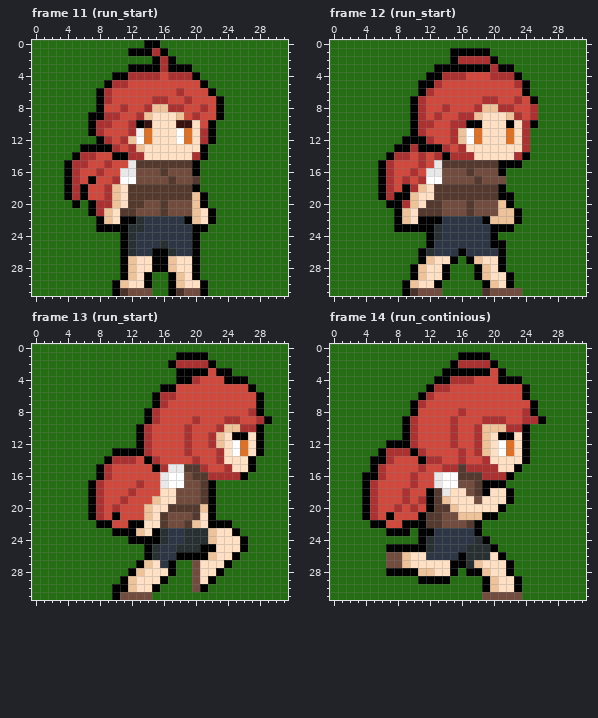
Two versions of one pixel-art file, Sprites/MC/MC.aseprite. This is how it looked before the edit.
32x32 pixels, 28 frames. Colours within 5 levels of each other are drawn and written as one. Shown: frame 11 (run_start), frame 12 (run_start), frame 13 (run_start), frame 14 (run_continious). The commit also changed other frames, which this record leaves out.
New version:
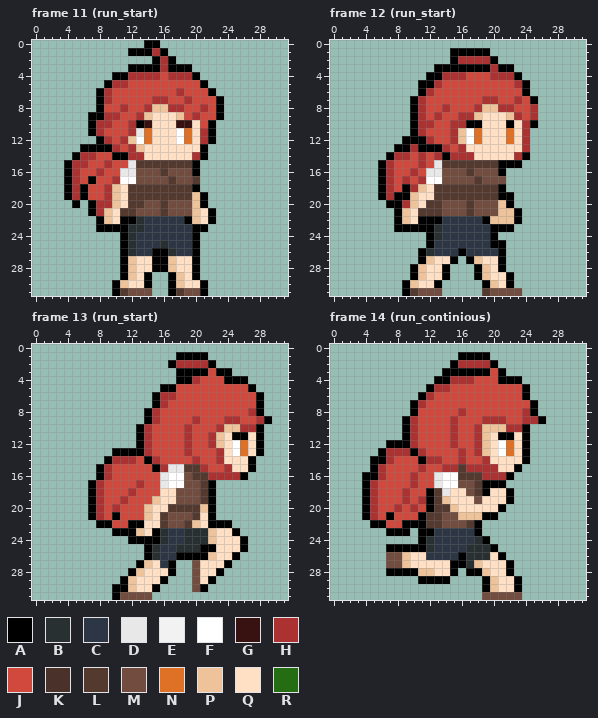
Palette (. is transparent): A #000000  B #283031  C #2d3644  D #e8e8e8  E #f2f2f2  F #ffffff  G #381111  H #ac3232  J #d1483d  K #4a322a  L #54392f  M #724d3f  N #df7126  P #eec39a  Q #ffe0c4  R #246d13
The exact change:
layer "Background" now hidden
Changed rows in their new state; - is an unchanged pixel.
Frame 11 (run_start):
first column x 0:
 0 ..............--................
 1 ............-----...............
 2 ...............---..............
 3 ............--------............
 4 ..........-----------...........
 5 .........-------------..........
 6 ........---------------.........
 7 ........----------------........
 8 ........----------------........
 9 .......-----------------........
10 .......----------------.........
11 .......------D---------.........
12 ........---------------.........
13 ......----------------..........
14 .....-----------------..........
15 ....-----------------...........
16 ....-----------------...........
17 ....-----------------...........
18 ....-----------------...........
19 ....------------------..........
20 .....-.---------------..........
21 .......----------------.........
22 ........---------------.........
23 ........--------------..........
24 ...........----------...........
25 ...........----------...........
26 ...........----------...........
27 ...........----------...........
28 ...........----------...........
29 ...........----..----...........
30 ..........-----..-----..........
31 ..........-L---..-L---..........
Frame 12 (run_start):
first column x 0:
 0 ................................
 1 ...............-----............
 2 ...............------...........
 3 .............----------.........
 4 ............------------........
 5 ...........--------------.......
 6 ...........--------------.......
 7 ..........----------------......
 8 ..........----------------......
 9 ..........----------------......
10 ..........----------------......
11 ..........---------------.......
12 .........----------------.......
13 ........-----------------.......
14 .......------------------.......
15 ......------------------........
16 ......----------------..........
17 ......----------------..........
18 ......----------------..........
19 ......-----------------.........
20 .......----------------.........
21 ........----------------........
22 ........----------------........
23 ........---------------.........
24 ............---------...........
25 ............----------..........
26 ...........-----------..........
27 ...........-----.-----..........
28 ..........-----...----..........
29 ..........-----...-----.........
30 .........-----.....----.........
31 .........-L---.....L----........
Frame 13 (run_start):
first column x 0:
 0 ................................
 1 ..................----..........
 2 .................------.........
 3 ..................-------.......
 4 ..................---------.....
 5 ................------------....
 6 ...............--------------...
 7 ...............--------------...
 8 ..............---------------...
 9 ..............----------------..
10 .............----------------...
11 .............----------------...
12 .............----------------...
13 ..........-------------------...
14 .........-------------------....
15 ........--------------------....
16 ........-------------------.....
17 .......----------------.........
18 .......----------------.........
19 .......----------------.........
20 .......----------------.........
21 .......----------------.........
22 ........-----------------.......
23 ..........----------------......
24 ............---------------.....
25 ..............-------------.....
26 ..............------------......
27 .............-----..-----.......
28 ............------..----........
29 ...........------...---.........
30 ..........------....--..........
31 ..........-----.................
Frame 14 (run_continious):
first column x 0:
 0 ................................
 1 ................----............
 2 ...............------...........
 3 ..............--------..........
 4 .............-----------........
 5 ............-------------.......
 6 ...........--------------.......
 7 ..........----------------......
 8 ..........----------------......
 9 .........------------------.....
10 .........----------------.......
11 .........----------------.......
12 .......------------------.......
13 ......-------------------.......
14 .....--------------------.......
15 .....-------------------........
16 ....-------------------.........
17 ....------------------..........
18 ....-------------------.........
19 ....-------------------.........
20 ....------------------..........
21 ....-----------------...........
22 .....--------------.............
23 .......---.--------.............
24 ...........---------............
25 .......--------------...........
26 .......---------------..........
27 .......----------------.........
28 .......---------.------.........
29 ...........----....-----........
30 ...................-----........
31 ...................-----........
